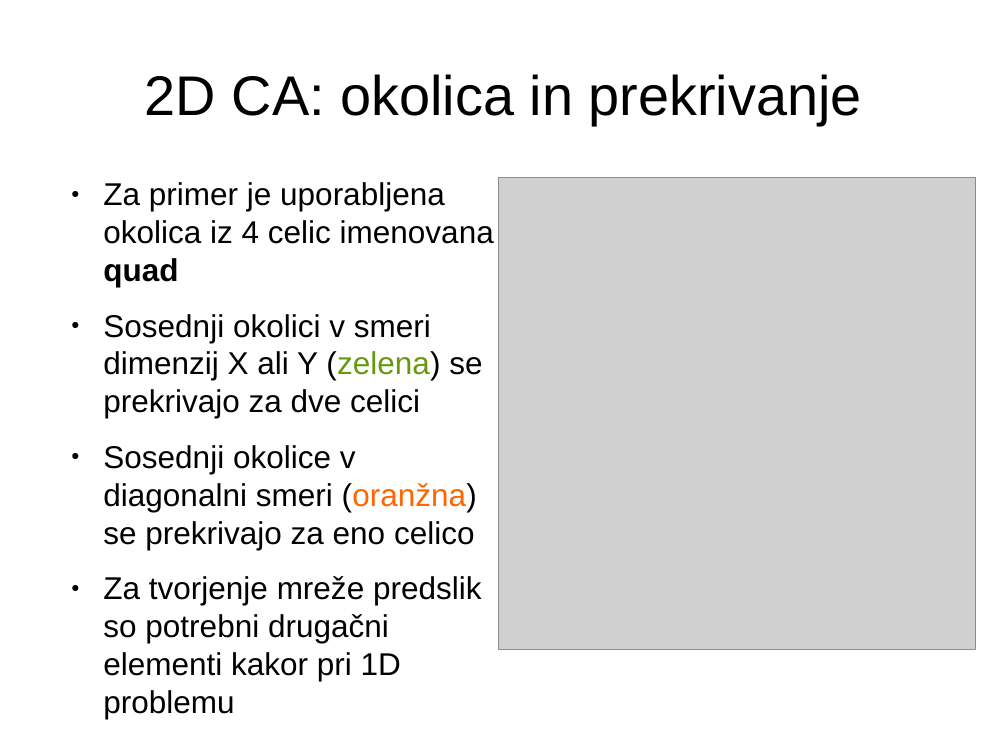
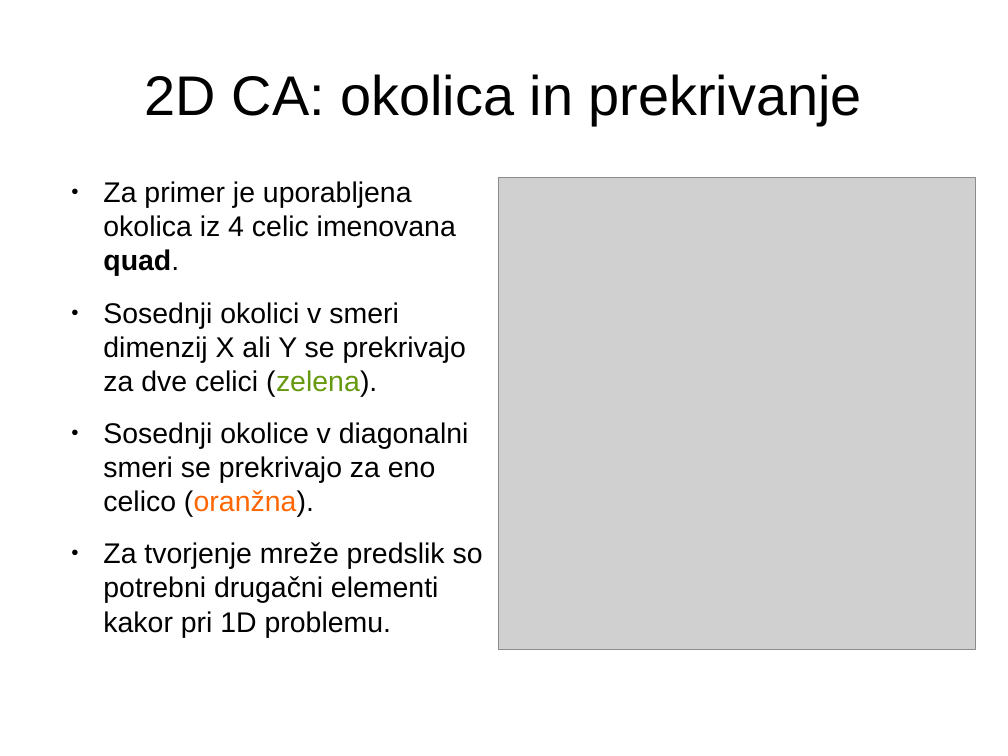
Before and after one commit to jeras/fri-latex-templates, a slide deck: slide 13 of predstavitev/predstavitev.odp (slide 12 before the commit). Drawn at 1008x756 pixels with LibreOffice and Linux fonts; fonts in the diff are those of the drawing; grey boxes stand for pictures. Boxes give left, top, right and bottom in pixels: in the first picture for what was removed or moved away, otherwise in the second. Text is boxed around its words. In the diff, an @@ line names an element or a change of style, - is before the commit and + after.

```diff
--- a/predstavitev/predstavitev.odp
+++ b/predstavitev/predstavitev.odp
@@ text at <box>103,181,483,603</box>: text changed; size 24.8 to 22.4 pt @@
-● Za primer je uporabljena okolica iz 4 celic imenovana quad
-● Sosednji okolici v smeri dimenzij X ali Y (zelena) se prekrivajo za dve celici
-● Sosednji okolice v diagonalni smeri (oranžna) se prekrivajo za eno celico
-● Za tvorjenje mreže predslik so potrebni drugačni elementi kakor pri 1D problemu
+● Za primer je uporabljena okolica iz 4 celic imenovana quad.
+● Sosednji okolici v smeri dimenzij X ali Y se prekrivajo za dve celici (zelena).
+● Sosednji okolice v diagonalni smeri se prekrivajo za eno celico (oranžna).
+● Za tvorjenje mreže predslik so potrebni drugačni elementi kakor pri 1D problemu.
```
Also in this commit, not shown: 16 other slides changed, 6 slides added, 6 other files.
